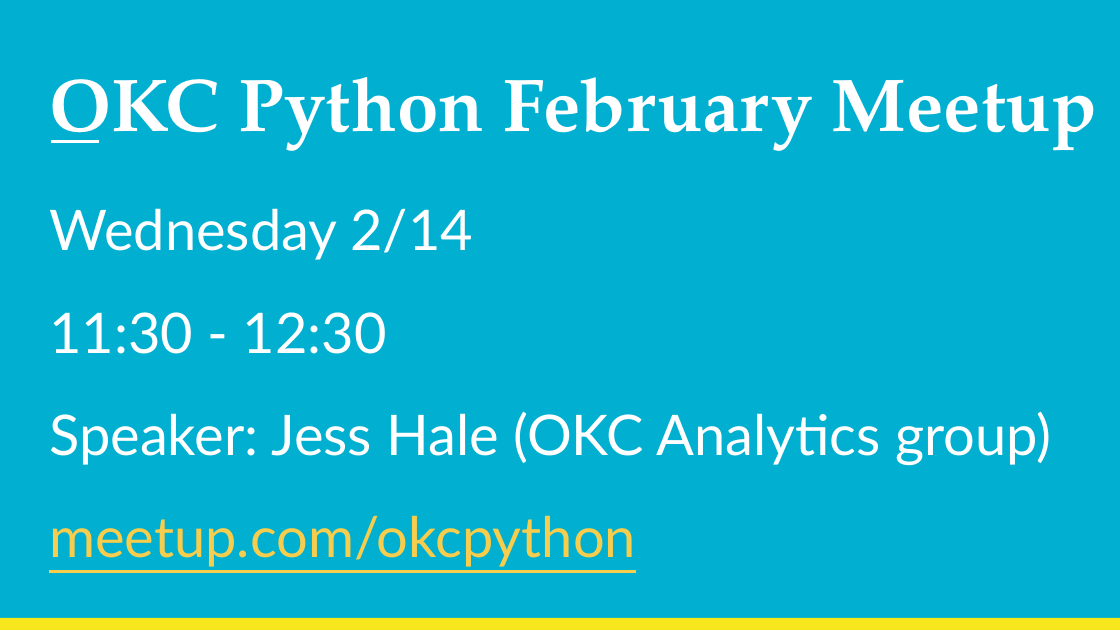
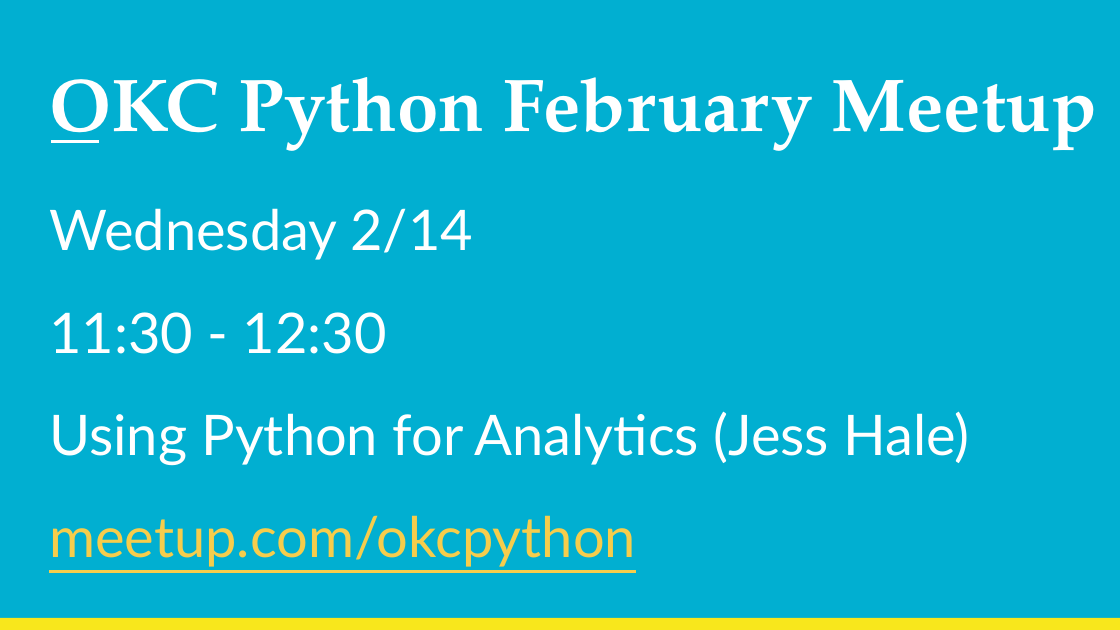
Before and after one commit to kacollins/slideshows, a slide deck: slide 13 of 2018-01-10 OKC Python.pptx. Drawn at 1120x630 pixels with LibreOffice and Linux fonts; fonts in the diff are those of the drawing. Boxes give left, top, right and bottom in pixels: in the first picture for what was removed or moved away, otherwise in the second. Text is boxed around its words. In the diff, an @@ line names an element or a change of style, - is before the commit and + after.

Commit message:
Updated OKC Python PowerPoint

```diff
--- a/2018-01-10 OKC Python.pptx
+++ b/2018-01-10 OKC Python.pptx
@@ text at (49,208,636,567): less space between paragraphs; indent changed; more space between paragraphs @@
@@ text at (49,411,969,465): text changed @@
-Speaker: Jess Hale (OKC Analytics group)
+Using Python for Analytics (Jess Hale)
```
Also in this commit, not shown: 11 other slides changed.
